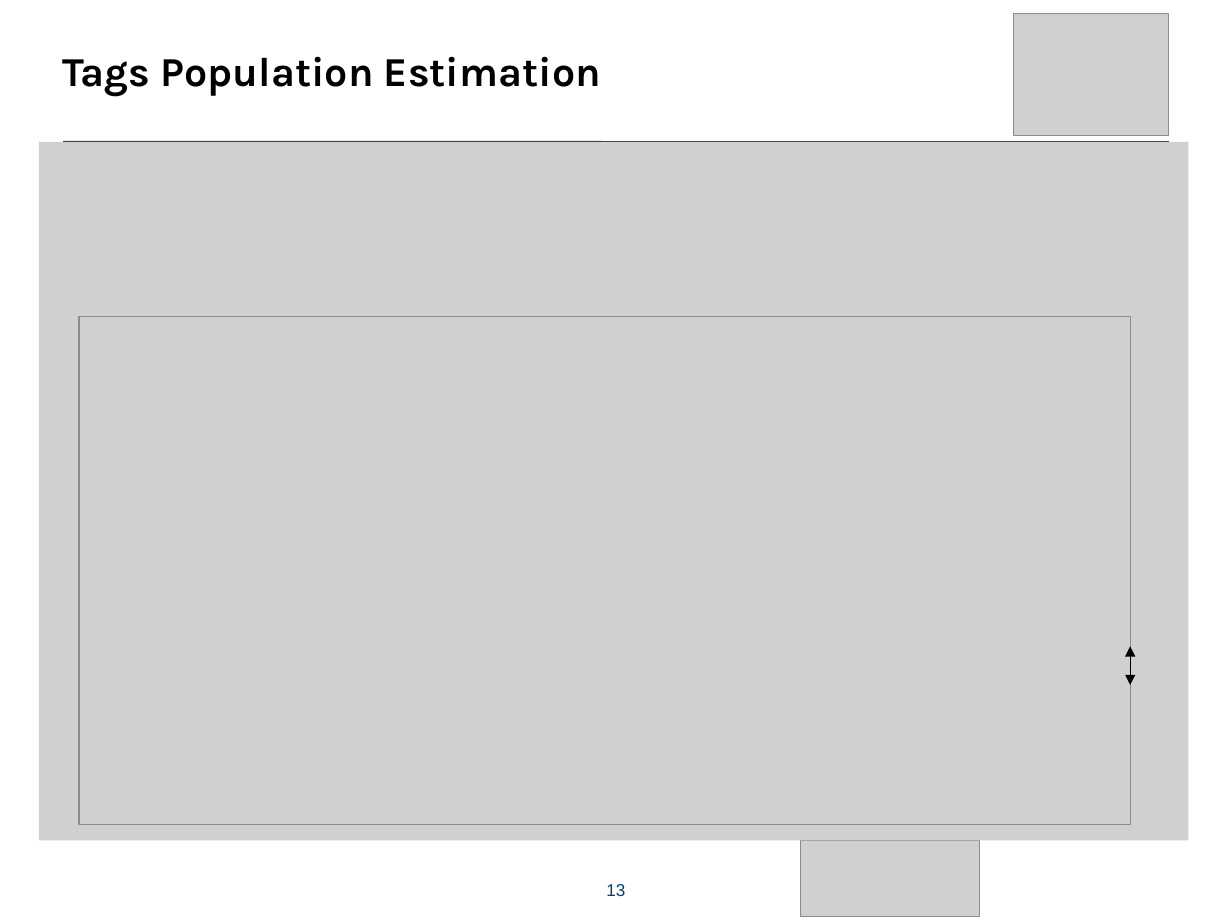
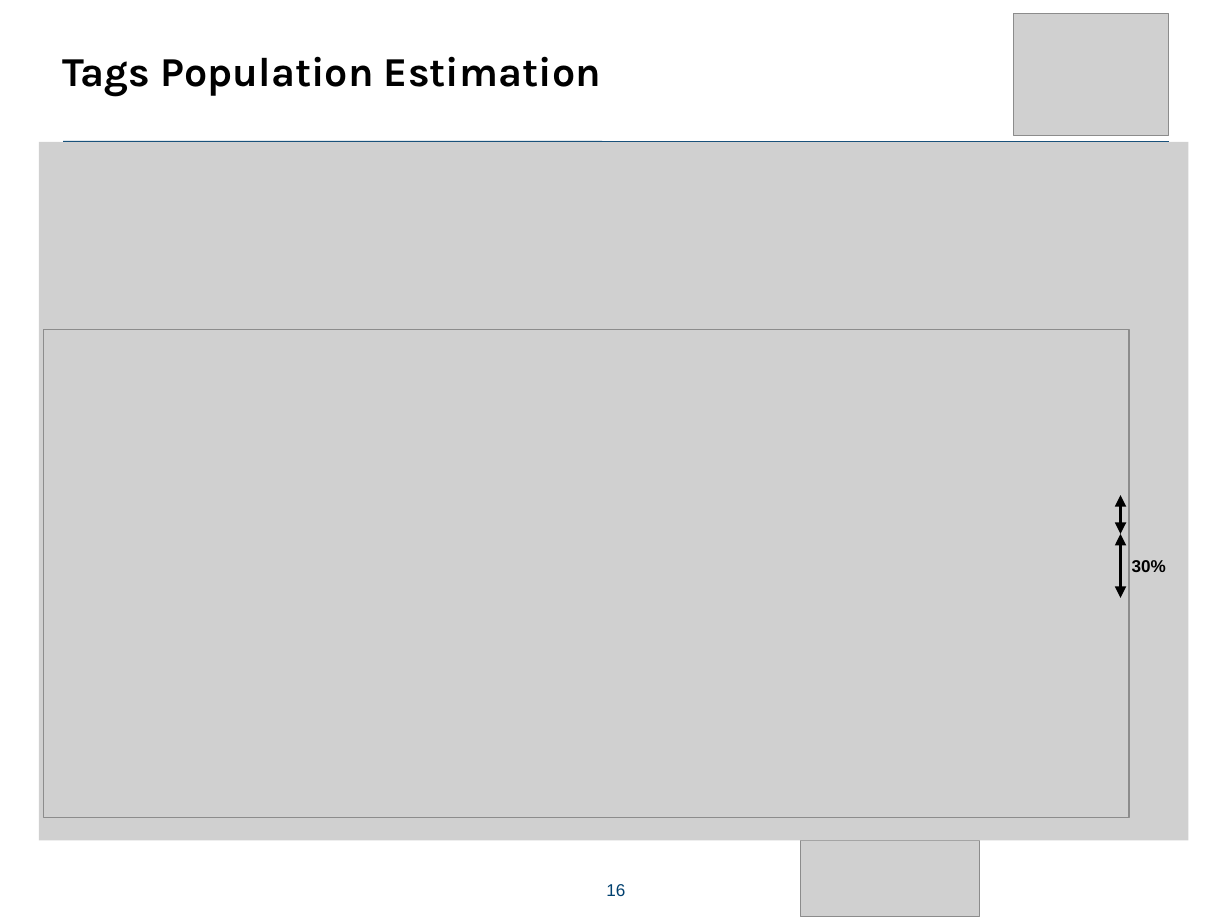
Before and after one commit to HazemAAhmed/Thesis, a slide deck: slide 16 of Final_presentation/Hazem_presentation.pptx (slide 13 before the commit). Drawn at 1232x924 pixels with LibreOffice and Linux fonts; fonts in the diff are those of the drawing; grey boxes stand for pictures; background and template pictures are left out. Boxes give left, top, right and bottom in pixels: in the first picture for what was removed or moved away, otherwise in the second. Text is boxed around its words. In the diff, an @@ line names an element or a change of style, - is before the commit and + after.

```diff
--- a/Final_presentation/Hazem_presentation.pptx
+++ b/Final_presentation/Hazem_presentation.pptx
@@ picture: place and size @@
-picture at <box>79,317,1130,824</box>
+picture at <box>43,330,1129,818</box>
@@ double arrow added from (1120, 495) to (1120, 533), #000000 2.25 pt @@
@@ double arrow added from (1120, 533) to (1120, 598), #000000 2.25 pt @@
@@ text added at <box>1132,560,1166,572</box>, 10 pt, text #000000, bold @@
+30%
@@ double arrow removed from (1130, 647) to (1130, 685) @@
@@ page number at <box>606,884,625,896</box>: text changed @@
-13
+16
```
Also in this commit, not shown: 43 other slides changed, 13 slides added, 1 slide removed, 11 other files.
